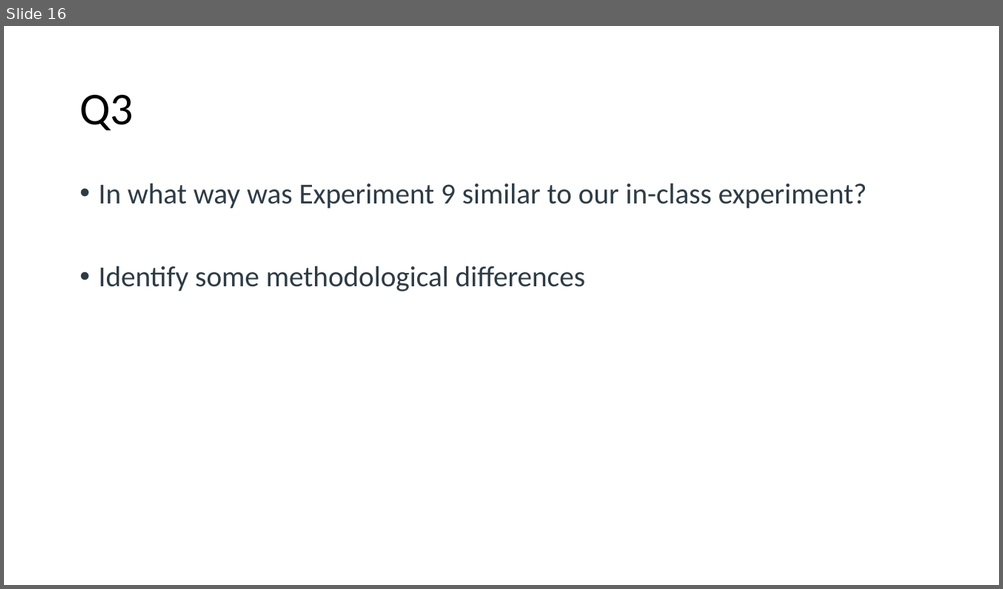
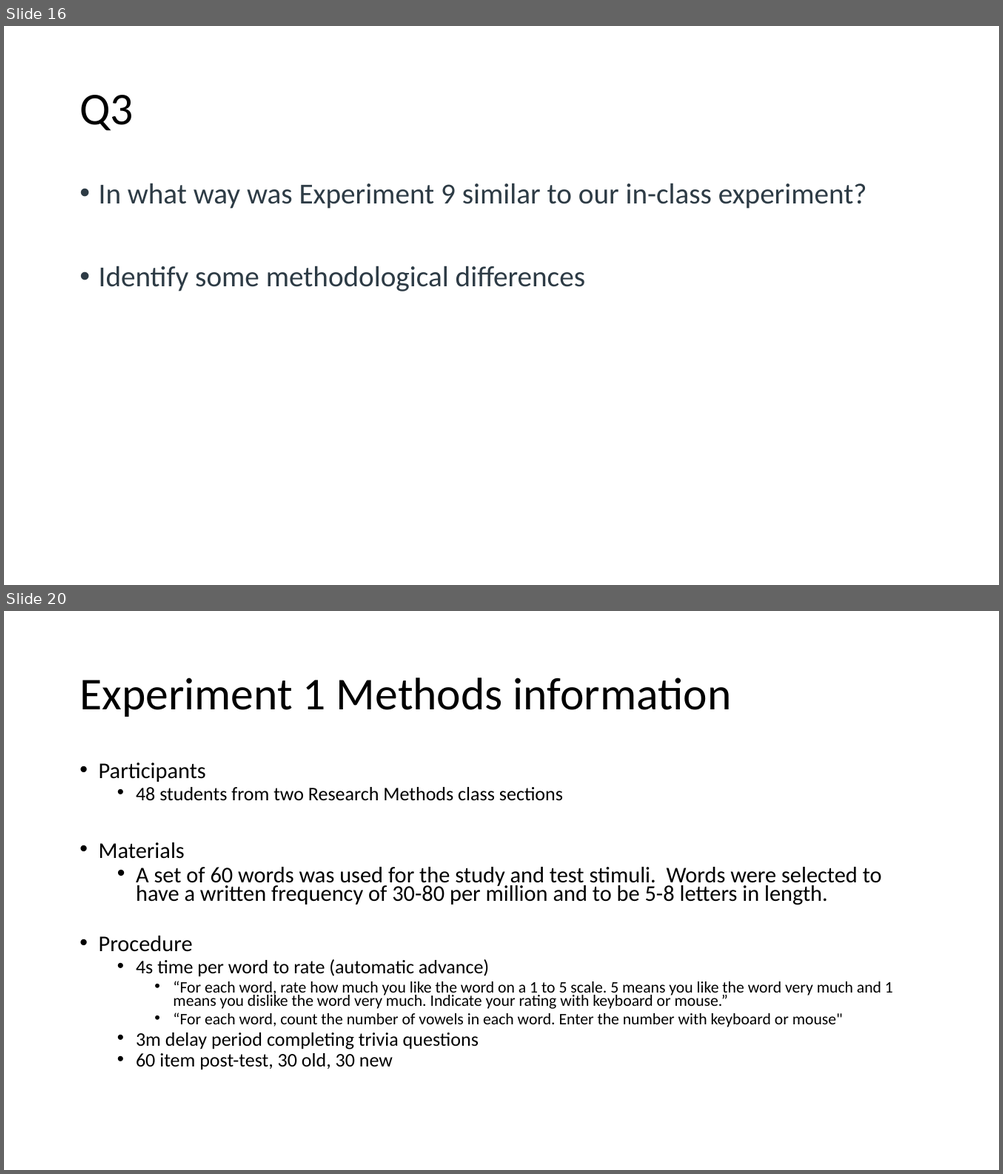
Before and after one commit to preber/Research-Methods, a slide deck: Class Slides 2024/Class 5.pptx. Shown one above the other, each under a label of ours: slide 16 before the commit, slides 16 and 20 after it; the slides between them are not shown. The pictures are 1003x589 and 1003x1174 pixels, drawn with LibreOffice and Linux fonts; fonts in the diff are those of the drawing. Boxes give left, top, right and bottom in pixels: in the first picture for what was removed or moved away, otherwise in the second. Text is boxed around its words. In the diff, an @@ line names an element or a change of style, - is before the commit and + after.

```diff
--- a/Class Slides 2024/Class 5.pptx
+++ b/Class Slides 2024/Class 5.pptx
@@ slide 20 added at box(4, 611, 999, 1170), background #FFFFFF @@
@@ title added at box(79, 678, 731, 717), 44 pt, text #000000 @@
+Experiment 1 Methods information
@@ text added at box(99, 763, 893, 1071), 15.5 pt, text #000000 @@
+• Participants
+  • 48 students from two Research Methods class sections
+• Materials
+  • A set of 60 words was used for the study and test stimuli. Words were selected to have a written frequency of 30-80 per million and to be 5-8 letters in length.
+• Procedure
+  • 4s time per word to rate (automatic advance)
+    • “For each word, rate how much you like the word on a 1 to 5 scale. 5 means you like the word very much and 1 means you dislike the word very much. Indicate your rating with keyboard or mouse.”
+    • “For each word, count the number of vowels in each word. Enter the number with keyboard or mouse"
+  • 3m delay period completing trivia questions
+  • 60 item post-test, 30 old, 30 new
```
Also in this commit, not shown: 3 slides changed, 3 other slides added, 35 other files.
